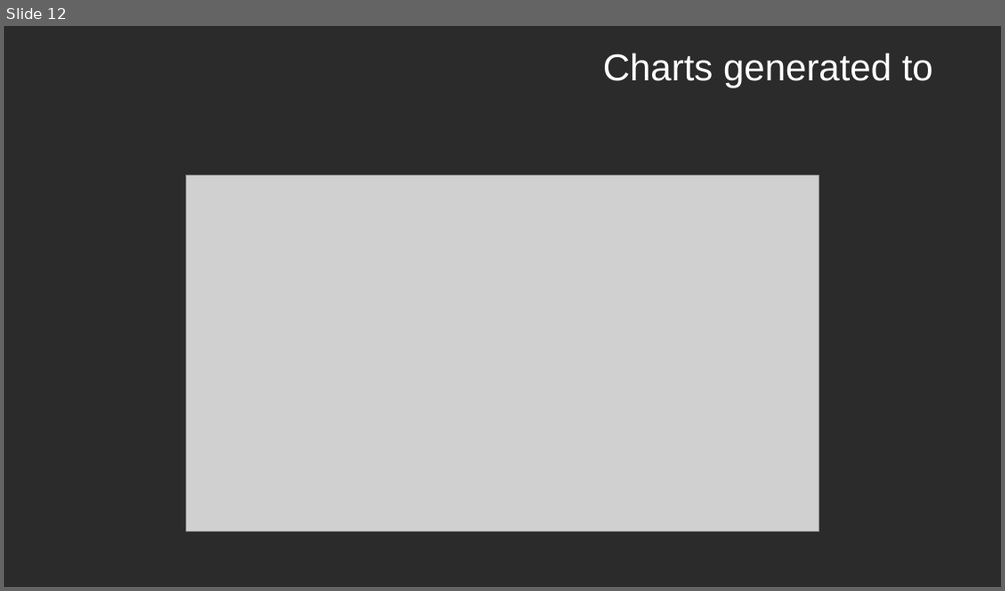
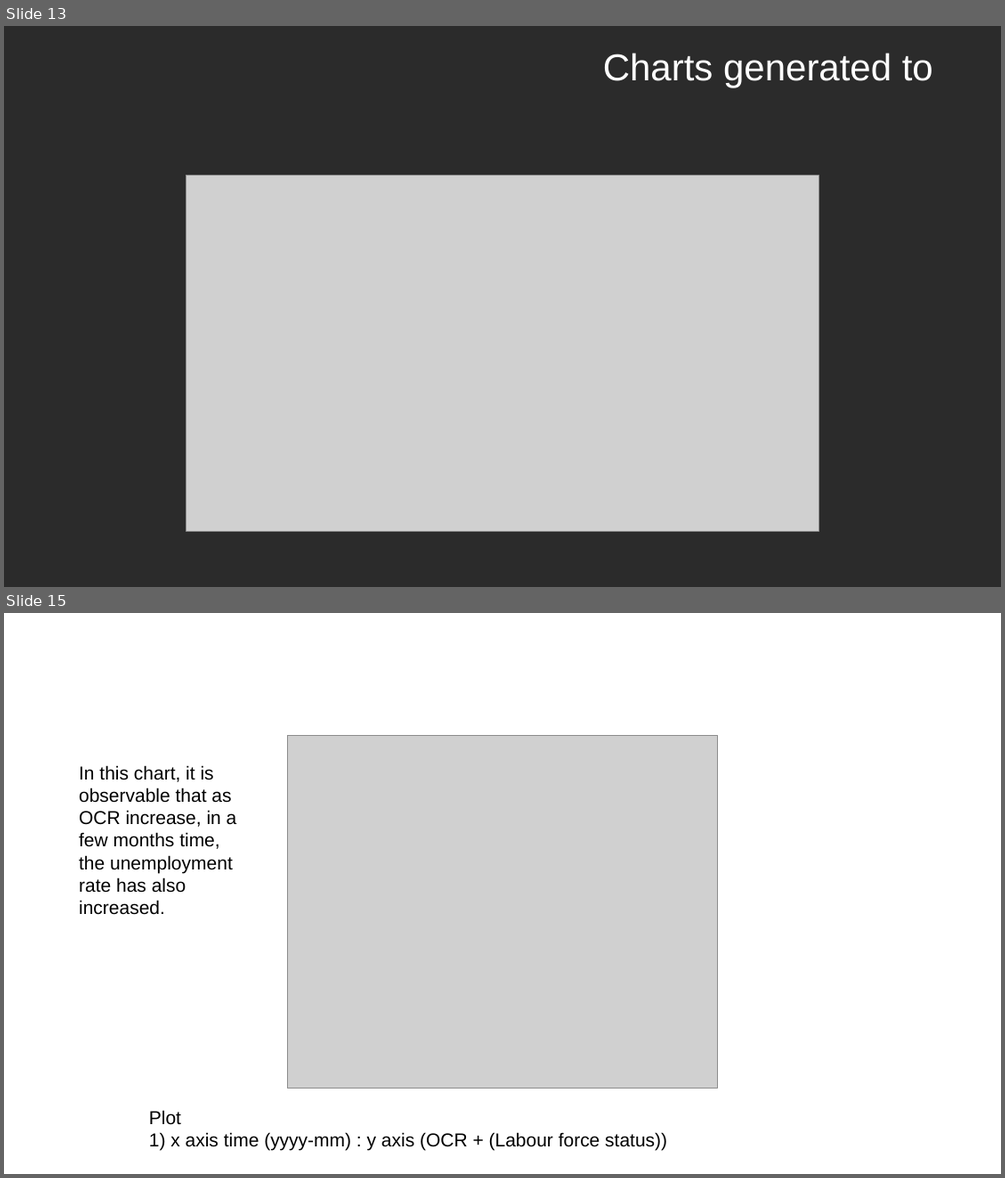
Before and after one commit to ansrali/data422-group-project, a slide deck: Group Project Presentation.pptx. Shown one above the other, each under a label of ours: slide 12 before the commit, slides 13 and 15 after it; the slides between them are not shown. The pictures are 1005x591 and 1005x1178 pixels, drawn with LibreOffice and Linux fonts; fonts in the diff are those of the drawing; grey boxes stand for pictures; background and template pictures are left out; a plain dark background stands for a picture behind light text. Boxes give left, top, right and bottom in pixels: in the first picture for what was removed or moved away, otherwise in the second. Text is boxed around its words. In the diff, an @@ line names an element or a change of style, - is before the commit and + after.

```diff
--- a/Group Project Presentation.pptx
+++ b/Group Project Presentation.pptx
@@ slide 15 added at [4, 613, 1001, 1174], background picture (left out) @@
@@ picture added at [287, 735, 718, 1088] @@
@@ text added at [79, 765, 237, 915], 18 pt, text #000000 @@
+In this chart, it is observable that as OCR increase, in a few months time, the unemployment rate has also increased.
@@ text added at [149, 1110, 667, 1151], 18 pt, text #000000 @@
+Plot
+1) x axis time (yyyy-mm) : y axis (OCR + (Labour force status))
@@ what was slide 12 is now slide 13 @@
```
Also in this commit, not shown: 6 slides changed, 3 other slides added, 3 slides removed.
